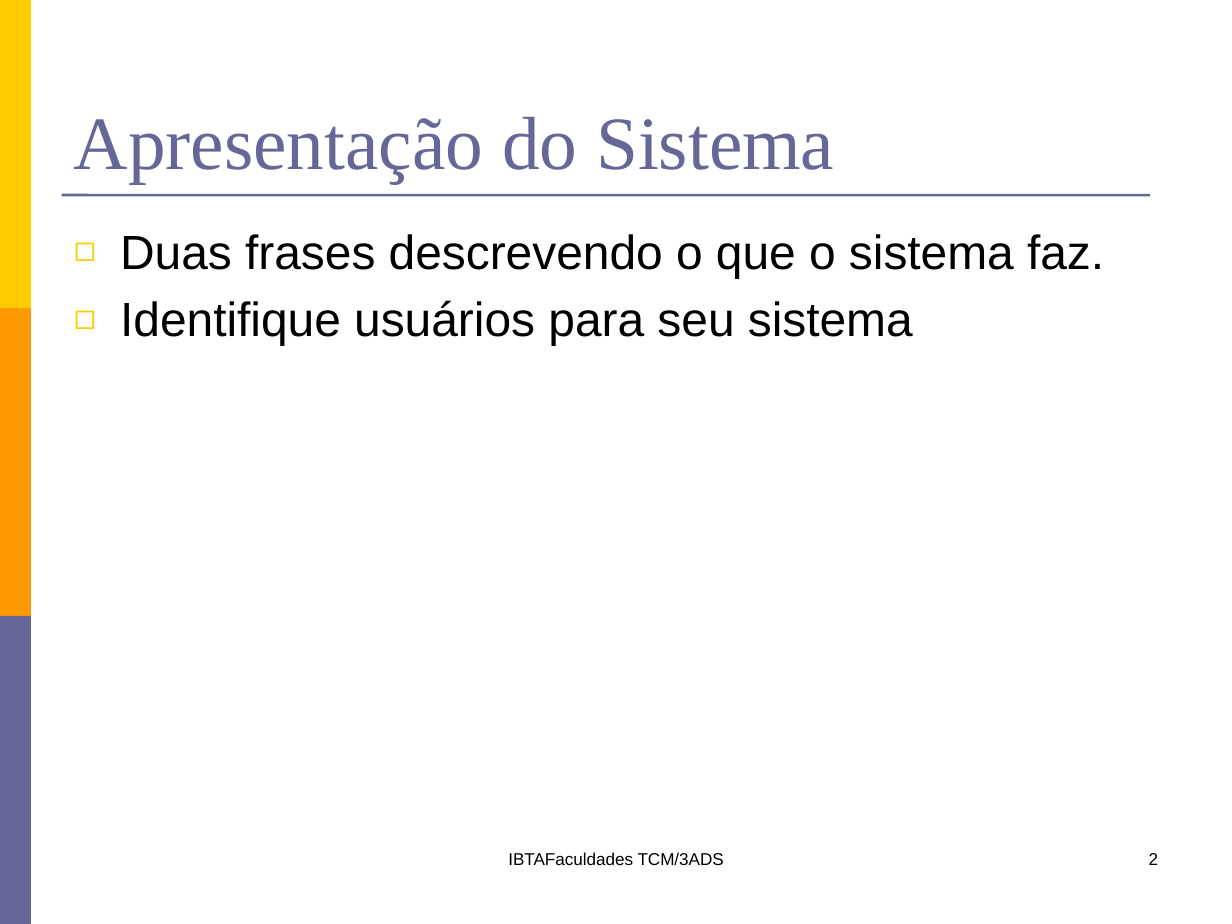
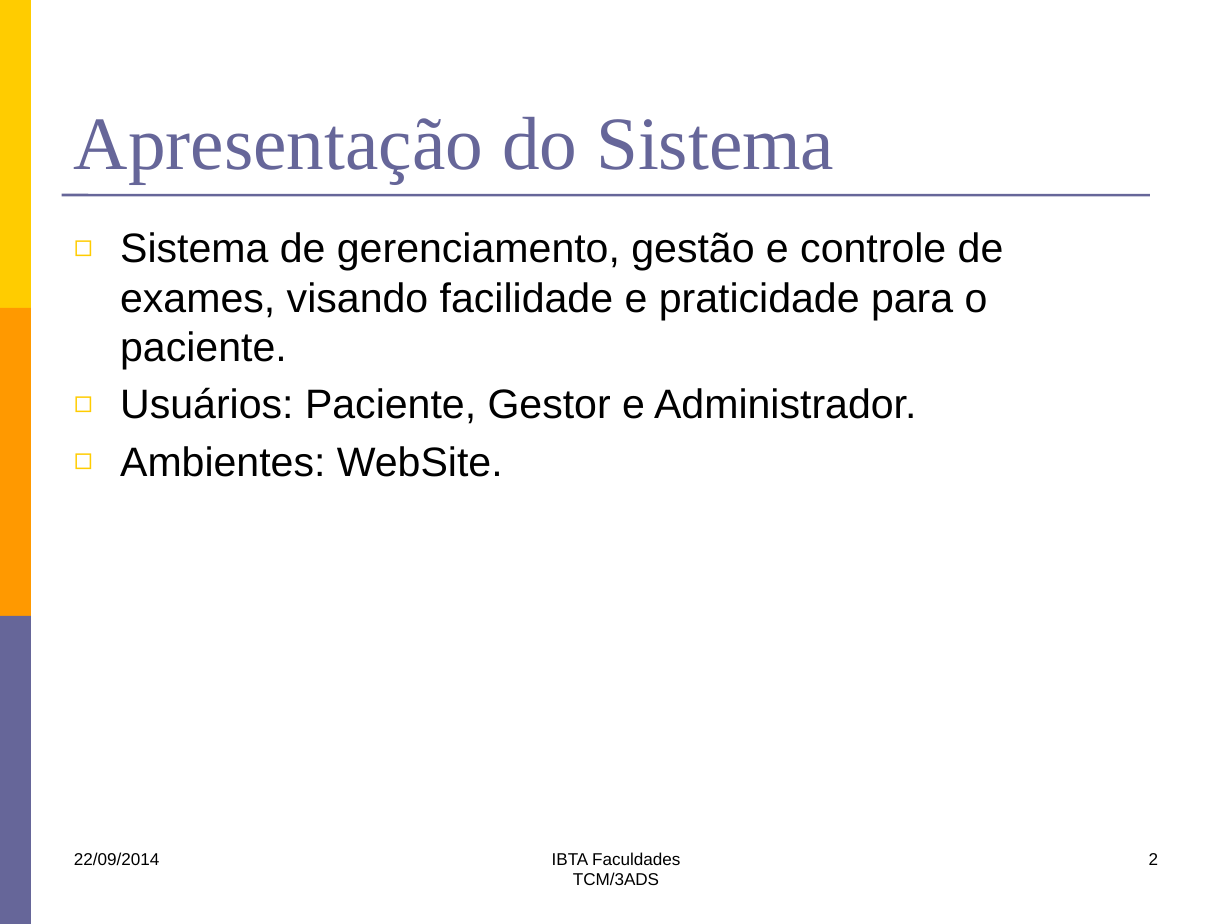
Before and after one commit to kokmz/TCCHUE, a slide deck: slide 2 of documentacao/G4_Apresentacao2sem2014.pptx. Drawn at 1232x924 pixels with LibreOffice and Linux fonts; fonts in the diff are those of the drawing. Boxes give left, top, right and bottom in pixels: in the first picture for what was removed or moved away, otherwise in the second. Text is boxed around its words. In the diff, an @@ line names an element or a change of style, - is before the commit and + after.

```diff
--- a/documentacao/G4_Apresentacao2sem2014.pptx
+++ b/documentacao/G4_Apresentacao2sem2014.pptx
@@ text at bbox=[120, 232, 1004, 477]: text changed; size 28 to 24 pt @@
-◻ Duas frases descrevendo o que o sistema faz.
-◻ Identifique usuários para seu sistema
+◻ Sistema de gerenciamento, gestão e controle de exames, visando facilidade e praticidade para o paciente.
+◻ Usuários: Paciente, Gestor e Administrador.
+◻ Ambientes: WebSite.
@@ text added at bbox=[74, 852, 159, 866], 10 pt, text #000000 @@
+22/09/2014
@@ text at bbox=[552, 852, 680, 886]: text changed @@
-IBTAFaculdades TCM/3ADS
+IBTA Faculdades
+TCM/3ADS
```
Also in this commit, not shown: 3 other slides changed, 27 slides added.
